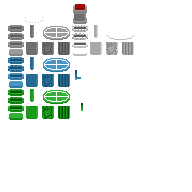
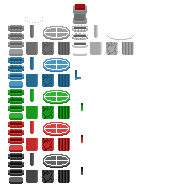
Revision of a layered 192px x 192px image; what changed, layer by layer:
added layer "A" above "S" over [8, 121, 83, 152]
added layer "S" above "Button" over [8, 153, 83, 184]
